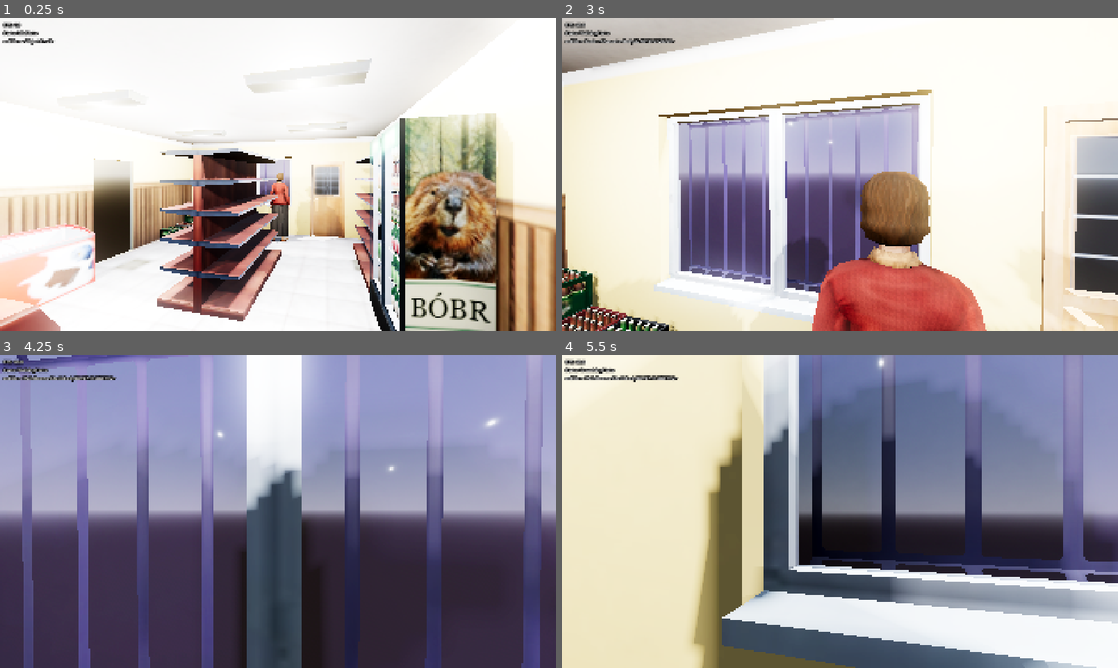
Above: before the commit, frames 1-4 (two rows, left to right).
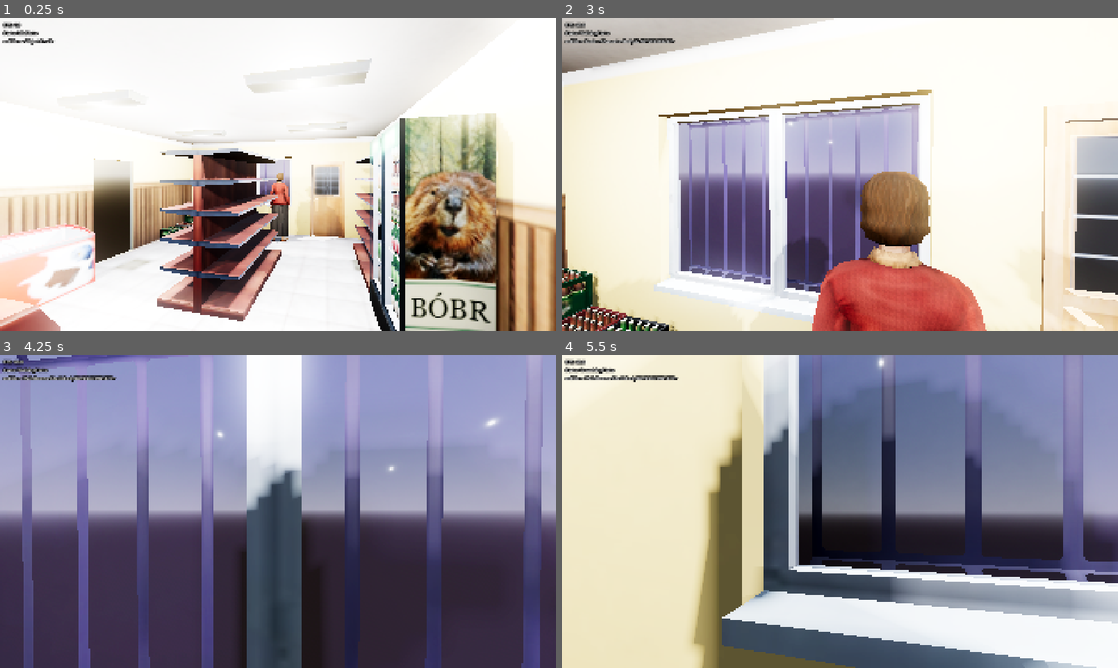
Above: after the commit, the same moments.

Repository: takanazwa5/ProjektMonopolowy
Game: Godot game, scene res://scenes/game/game.tscn
The game is run twice, just before and just after one commit, with the same random seed, the same clock (stepped at 60 frames per second) and the same inputs.
Inputs (mouse positions are in pixels of both pictures, inside the frame that each line leads up to):
- Up to frame 1 (0.25 s): no input
- Up to frame 2 (3 s): tap Enter at 0.5 s; move the mouse to (867, 174) at 0.52 s; hold Ctrl (crouch) 0.53-1.28 s; hold W (walk_forward) from 0.53 s (still down); click (867, 174) at 0.67 s; move the mouse to (812, 174) at 1.27 s; tap G (drop_item) at 1.35 s; move the mouse to (851, 168) at 2.02 s; hold E (interact) 2.03-2.78 s; move the mouse to (834, 180) at 2.77 s; tap Ctrl (crouch) at 2.85 s; click (834, 180) at 2.92 s
- Up to frame 3 (4.25 s): keep holding W (walk_forward); move the mouse to (316, 514) at 3.52 s; hold G (drop_item) from 3.53 s (still down)
- Up to frame 4 (5.5 s): keep holding W (walk_forward); move the mouse to (795, 508) at 4.27 s; release G (drop_item) at 4.28 s; tap E (interact) at 4.35 s; move the mouse to (845, 511) at 5.02 s; hold Ctrl (crouch) from 5.03 s (still down); click (845, 511) at 5.17 s

The runs differ from the first frame. In frame 1, less than 0.1% of the frame differs, in the area x 51-52%, y 70-72%; in frame 2, less than 0.1%, in the area x 15-74%, y 6-89%; in frame 3, less than 0.1%; in frame 4, less than 0.1%.
Error after the commit: Parse Error: Function "_navigate_to_node()" not found in base self. (res://features/npc/Basia/basia.gd:8)

Commit message:
Update npc.gd

Diff:
--- a/features/npc/npc.gd
+++ b/features/npc/npc.gd
@@ -5,7 +5,7 @@
 const WALKING_SPEED: float = 1.5
 
 
-var _target_node: Node3D
+var target_node: Node3D
 
 
 @onready var navigation_agent_3d: NavigationAgent3D = %NavigationAgent3D
@@ -45,10 +45,10 @@
 	animation_tree.set(&"parameters/blend_position", blend_pos)
 
 
-func _navigate_to_node(node: Node3D) -> void:
+func navigate_to_node(node: Node3D) -> void:
 
-	if _target_node == node: return
-	_target_node = node
+	if target_node == node: return
+	target_node = node
 	print("target changed to: %s" % node)
 	navigation_agent_3d.target_position = node.global_position
 
@@ -66,10 +66,10 @@
 	var target_transform: Transform3D = transform.looking_at(target_pos, Vector3.UP, true)
 	var tween: Tween = create_tween().set_trans(Tween.TRANS_CUBIC)
 	tween.tween_property(self, ^"transform", target_transform, 0.25)
-	if _target_node is Node3D:
+	if target_node is Node3D:
 
-		print("navigation finished - target: %s" % _target_node)
-		_target_node = null
+		print("navigation finished - target: %s" % target_node)
+		target_node = null
 
 	#print("navigation finished")
 	#print("distance to target: %s" % navigation_agent_3d.distance_to_target())
